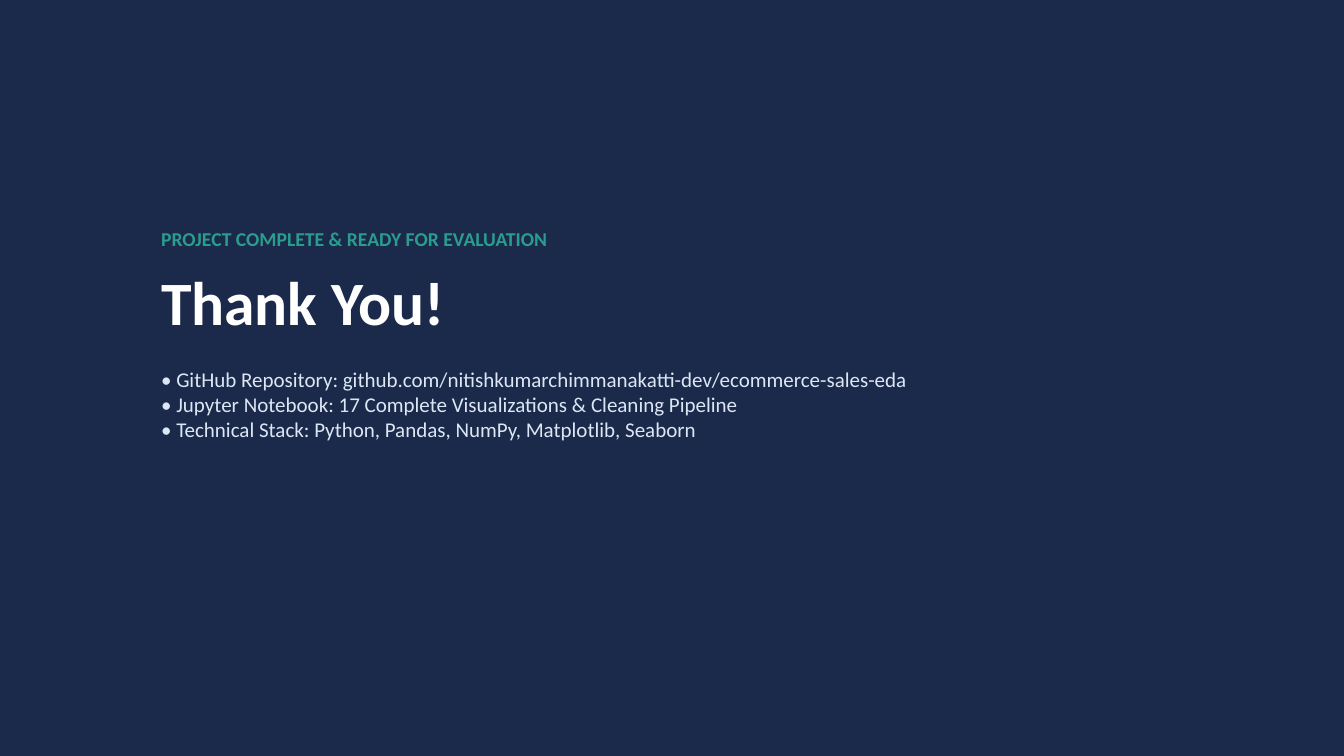
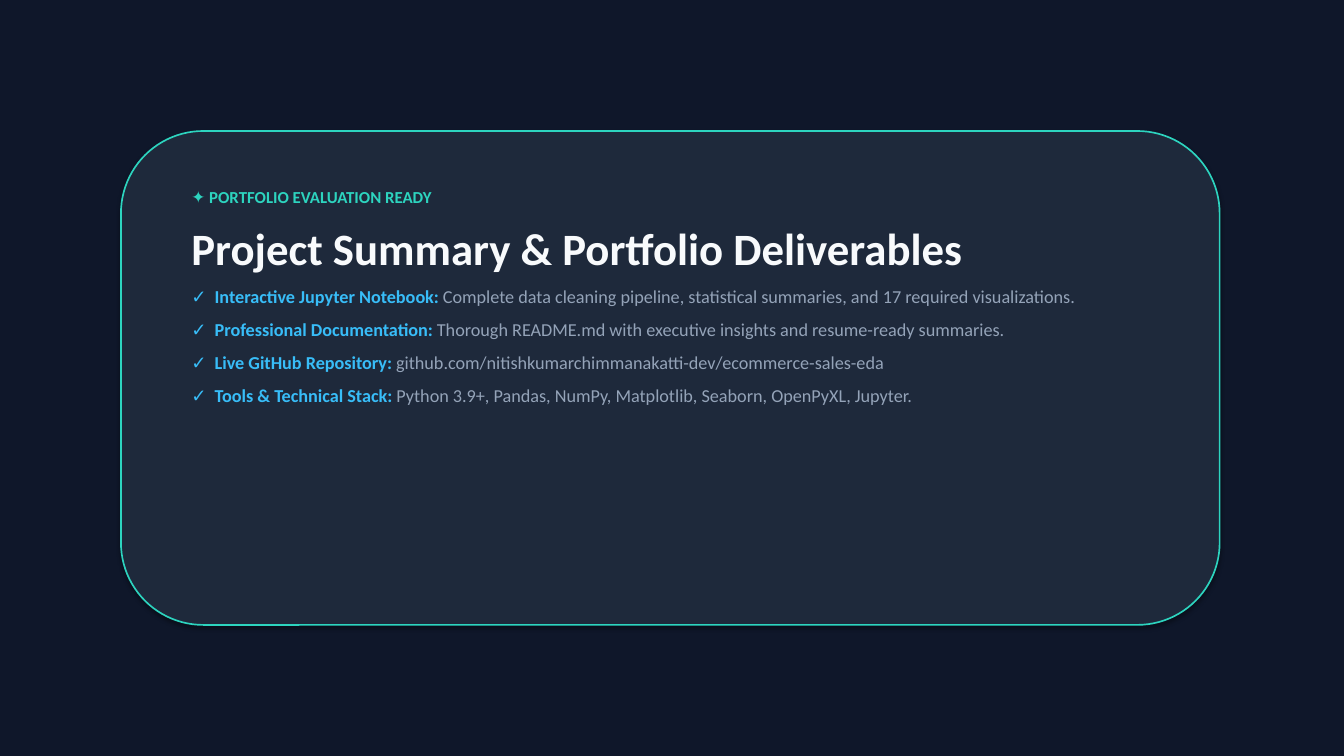
Before and after one commit to nitishkumarchimmanakatti-dev/ecommerce-sales-eda, a slide deck: slide 7 of 02_Presentation_Slides/Ecommerce_Sales_EDA_Presentation.pptx. Drawn at 1344x756 pixels with LibreOffice and Linux fonts; fonts in the diff are those of the drawing. Boxes give left, top, right and bottom in pixels: in the first picture for what was removed or moved away, otherwise in the second. Text is boxed around its words. In the diff, an @@ line names an element or a change of style, - is before the commit and + after.

Commit message:
Update presentation with realistic executive dark theme and high-res embedded charts

```diff
--- a/02_Presentation_Slides/Ecommerce_Sales_EDA_Presentation.pptx
+++ b/02_Presentation_Slides/Ecommerce_Sales_EDA_Presentation.pptx
@@ rectangle at (0,0,1344,756): fill #1B2A4A to #0F172A @@
@@ rounded rectangle added at (121,131,1220,625), fill #1E293B, outline #2DD4BF 1.2 pt @@
@@ text at (191,192,1075,405): text changed; size 15 to 13 pt; text colour #DCE6F5 to #94A3B8 @@
-PROJECT COMPLETE & READY FOR EVALUATION
-Thank You!
-• GitHub Repository: github.com/nitishkumarchimmanakatti-dev/ecommerce-sales-eda
-• Jupyter Notebook: 17 Complete Visualizations & Cleaning Pipeline
-• Technical Stack: Python, Pandas, NumPy, Matplotlib, Seaborn
+✦ PORTFOLIO EVALUATION READY
+Project Summary & Portfolio Deliverables
+✓ Interactive Jupyter Notebook: Complete data cleaning pipeline, statistical summaries, and 17 required visualizations.
+✓ Professional Documentation: Thorough README.md with executive insights and resume-ready summaries.
+✓ Live GitHub Repository: github.com/nitishkumarchimmanakatti-dev/ecommerce-sales-eda
+✓ Tools & Technical Stack: Python 3.9+, Pandas, NumPy, Matplotlib, Seaborn, OpenPyXL, Jupyter.
```
Also in this commit, not shown: 5 other slides changed, 1 slide added, 1 slide removed, 4 other files.
